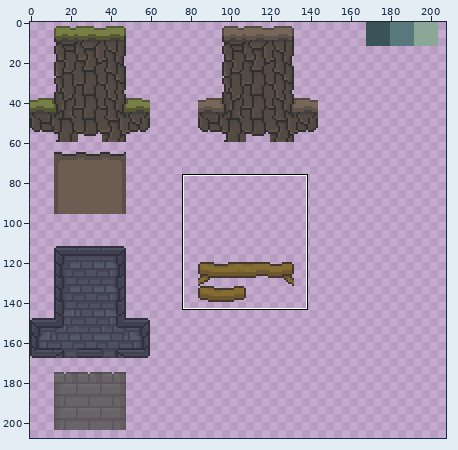
Edited in one commit: sprite sheet (godot-project/Well/Tileset/Tileset.png). The picture above shows the old version from afar; the outline marks the close-up.
Close-up. Earlier state:
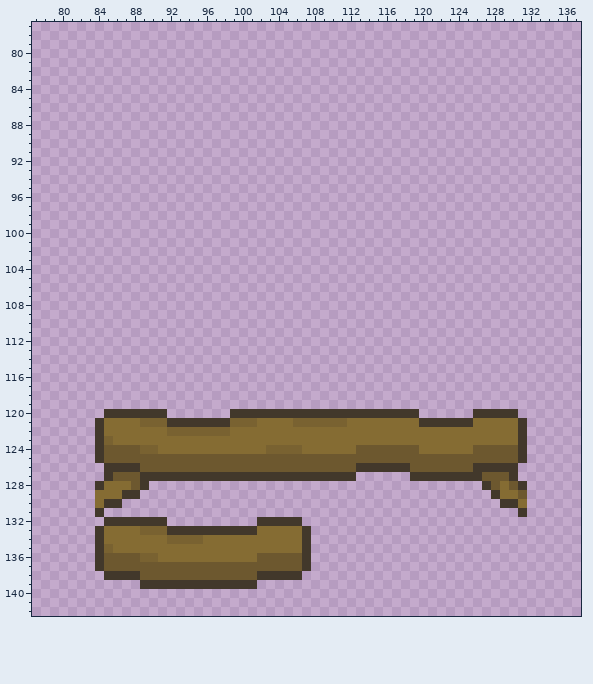
The file is 288x288 pixels. Shown: x 77..137, y 77..142. The wide view leaves out empty margins. The commit also changed other parts of the picture, which this record leaves out.
Now the later version:
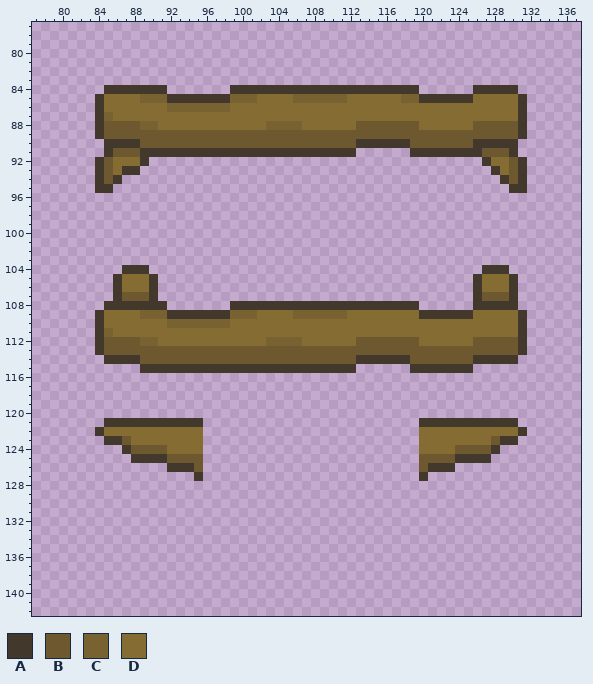
Palette (. is transparent): A #42382b  B #6d582f  C #796231  D #856c33
The edit:
Changed rows in their new state; - is an unchanged pixel.
first column x 84:
 84 -AAAAAAA-------AAAAAAAAAAAAAAAAAAAAA------AAAAA-
 85 ADDDDCCCAAAAAAACCCDDDDCCCCCCDDDDDDCCAAAAAADDDDDA
 86 ADDDDDDDCCCCCCCDDDDDDDDDDDDDDDDDDDDDDDDDDDDDDDDA
 87 ACDDDDDDDDDDDDDDDDDDDDDDDDDDDDDDDDDDDDDDDDDDDDDA
 88 ABBBBCCDDDDDDDDDDDDCCCCDDDDDDBBBBBBBDDDDDDBBBBBA
 89 ABBBBBBBBBBBBBBBBBBBBBBBBBBBBBBBBBBBBBBBBBBBBBBA
 90 -AAAABBBBBBBBBBBBBBBBBBBBBBBBAAAAAABBBBBBBAAAAA-
 91 -ABBBAAAAAAAAAAAAAAAAAAAAAAAA------AAAAAAAABBBA-
 92 ABDDDA-------------------------------------ADDBA
 93 ABDAA---------------------------------------ADBA
 94 ABA------------------------------------------ABA
 95 AA--------------------------------------------AA
first column x 84:
104 ---AAA-------------------------------------AAA--
105 --ADDDA-----------------------------------ADDDA-
106 --ADDDA-----------------------------------ADDDA-
107 --ABBBA-----------------------------------ABBBA-
108 -AAAAAAA-------AAAAAAAAAAAAAAAAAAAAA------AAAAA-
109 ADDDDCCCAAAAAAACCCDDDDCCCCCCDDDDDDDDAAAAAADDDDDA
110 ADDDDDDDCCCCCCCDDDDDDDDDDDDDDDDDDDDDDDDDDDDDDDDA
111 ACDDDDDDDDDDDDDDDDDDDDDDDDDDDDDDDDDDDDDDDDDDDDDA
112 ABBBBCCDDDDDDDDDDDDCCCCDDDDDDBBBBBBBDDDDDDBBBBBA
113 ABBBBBBBBBBBBBBBBBBBBBBBBBBBBBBBBBBBBBBBBBBBBBBA
114 -AAAABBBBBBBBBBBBBBBBBBBBBBBBAAAAAABBBBBBBAAAAA-
115 -----AAAAAAAAAAAAAAAAAAAAAAAA------AAAAAAA------
first column x 84:
120 -.......-------.....................------.....-
121 .AAAAAAA----........................------AAAAA.
122 --------DDDD........................------------
123 .AAB--------........................--------BAA.
124 ...A-BBB----........................----BB--A...
125 ....AAAA----........................----AAAA....
126 -.......AAA-........................-AAA.......-
127 -..........-.................------.-..........-
128 ......-------------------------------------.....
129 .....---------------------------------------....
130 ...------------------------------------------...
131 .----------------------------------------------.
132 -.......----------.....-------------------------
133 ........................------------------------
134 ........................------------------------
135 ........................------------------------
136 ........................------------------------
137 ........................------------------------
138 -......................-------------------------
139 -----.............------------------------------
Boxes around the changes in both close-ups, in picture pixels (x1, y1, x2, y2):
added: (95, 85, 527, 193)
added: (95, 265, 527, 373)
changed: (95, 409, 527, 589)
